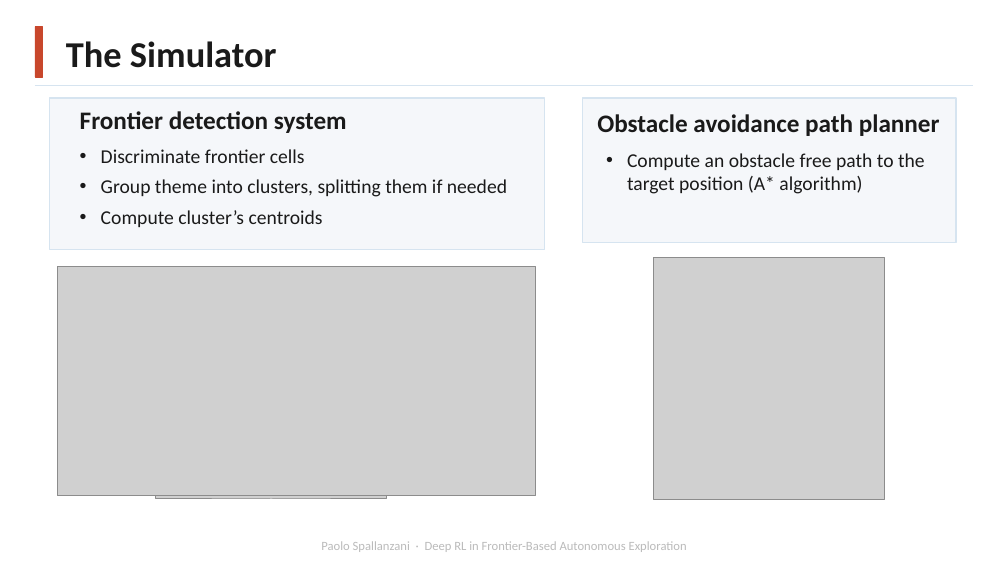
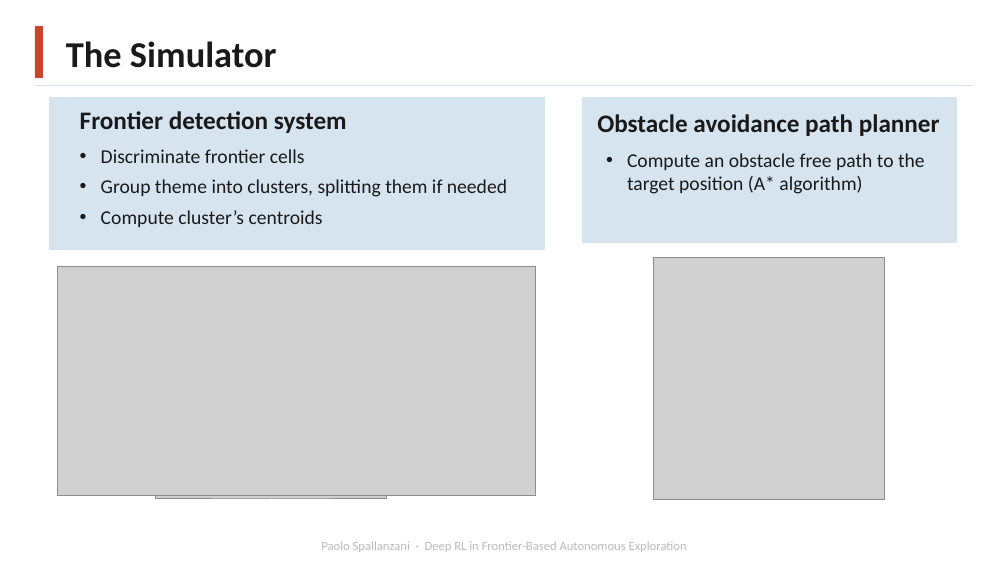
Before and after one commit to Paolo-Spall/presentazione_tesi_dae, a slide deck: slide 9 of paolo.spallanzani.pptx. Drawn at 1008x567 pixels with LibreOffice and Linux fonts; fonts in the diff are those of the drawing; grey boxes stand for pictures; background and template pictures are left out. Boxes give left, top, right and bottom in pixels: in the first picture for what was removed or moved away, otherwise in the second. Text is boxed around its words. In the diff, an @@ line names an element or a change of style, - is before the commit and + after.

```diff
--- a/paolo.spallanzani.pptx
+++ b/paolo.spallanzani.pptx
@@ rectangle at bbox=[49, 98, 544, 249]: fill #F5F7FA to #D6E4F0 @@
@@ rectangle at bbox=[583, 98, 956, 242]: fill #F5F7FA to #D6E4F0 @@
```
Also in this commit, not shown: 7 other slides changed, 1 other file.
